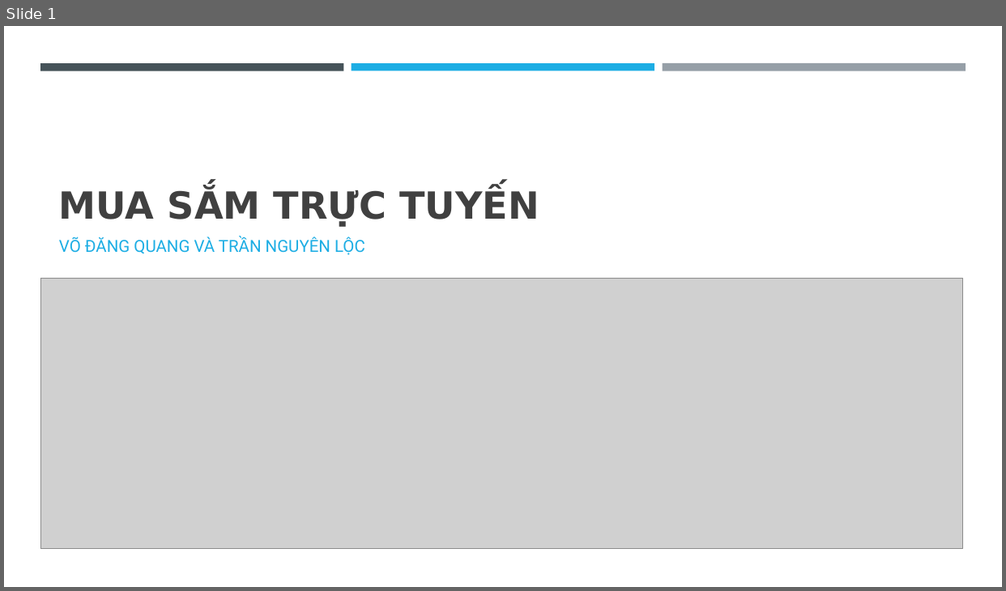
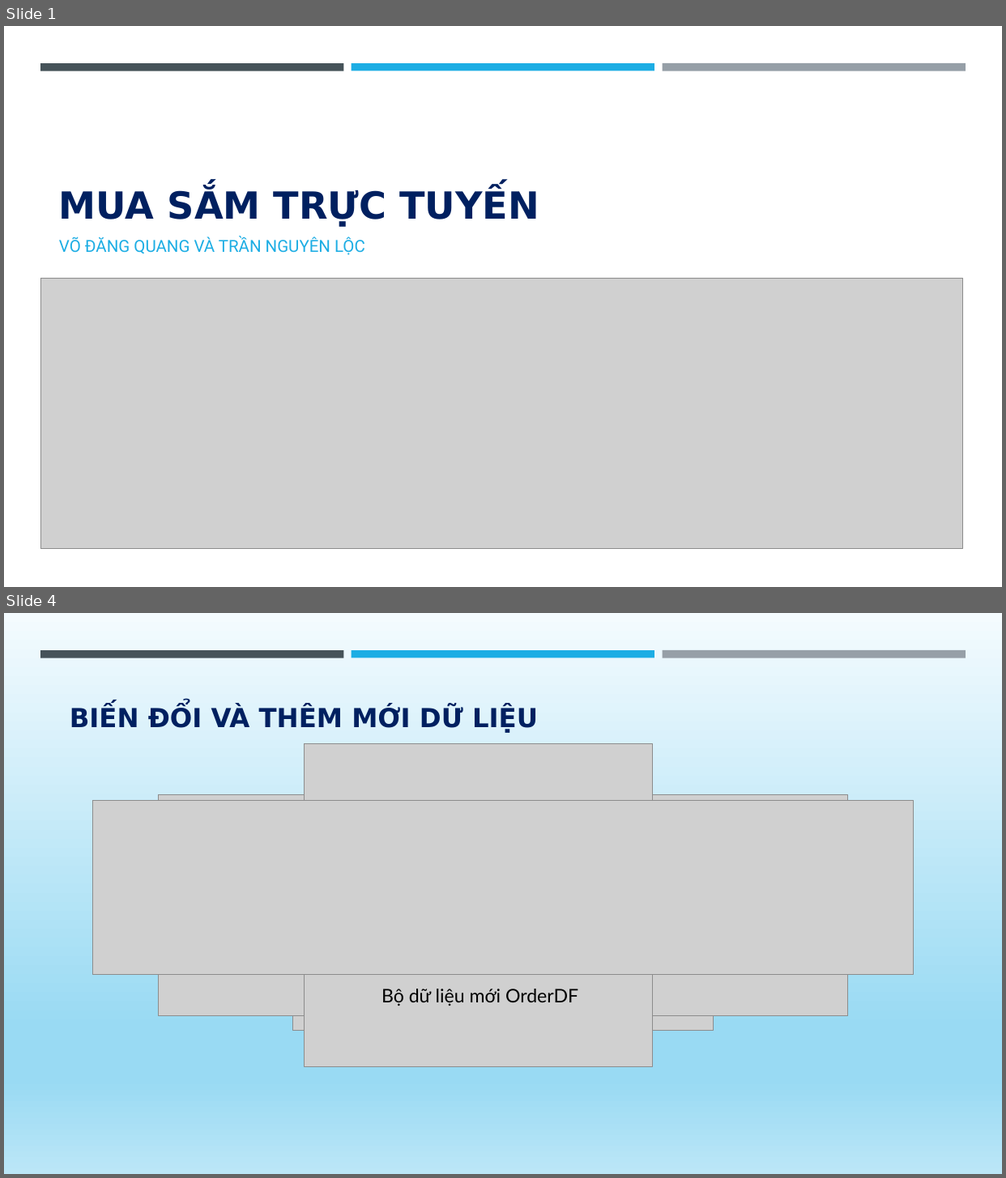
Before and after one commit to EdgarIgnite16/DA-Project, a slide deck: Report/VDQ_TNL_MuaSamTrucTuyen.pptx. Shown one above the other, each under a label of ours: slide 1 before the commit, slides 1 and 4 after it; the slides between them are not shown. The pictures are 1006x591 and 1006x1178 pixels, drawn with LibreOffice and Linux fonts; fonts in the diff are those of the drawing; grey boxes stand for pictures. Boxes give left, top, right and bottom in pixels: in the first picture for what was removed or moved away, otherwise in the second. Text is boxed around its words. In the diff, an @@ line names an element or a change of style, - is before the commit and + after.

```diff
--- a/Report/VDQ_TNL_MuaSamTrucTuyen.pptx
+++ b/Report/VDQ_TNL_MuaSamTrucTuyen.pptx
@@ slide 4 added at [4, 613, 1002, 1174], background gradient #F4FBFE to #99DAF3 to #BBE6F7 @@
@@ rectangle added at [40, 650, 344, 658], fill #465359 @@
@@ rectangle added at [351, 650, 654, 658], fill #1CADE4 @@
@@ rectangle added at [662, 650, 965, 658], fill #969FA7 @@
@@ title added at [70, 707, 538, 733], 25.2 pt, text #002060, bold @@
+BIẾN ĐỔI VÀ THÊM MỚI DỮ LIỆU
@@ picture added at [305, 743, 652, 1067] @@
@@ picture added at [93, 800, 914, 974] @@
@@ picture added at [158, 795, 848, 1016] @@
@@ picture added at [292, 945, 714, 1032] @@
@@ text added at [381, 989, 578, 1006], 18 pt, text #000000 @@
+Bộ dữ liệu mới OrderDF
@@ slide 1 changed as well @@
@@ title "MUA SẮM TRỰC TUYẾN" at [59, 188, 539, 227]: text colour #404040 to #002060 @@
```
Also in this commit, not shown: 2 other slides changed, 11 other slides added, 2 slides removed, 1 other file.
